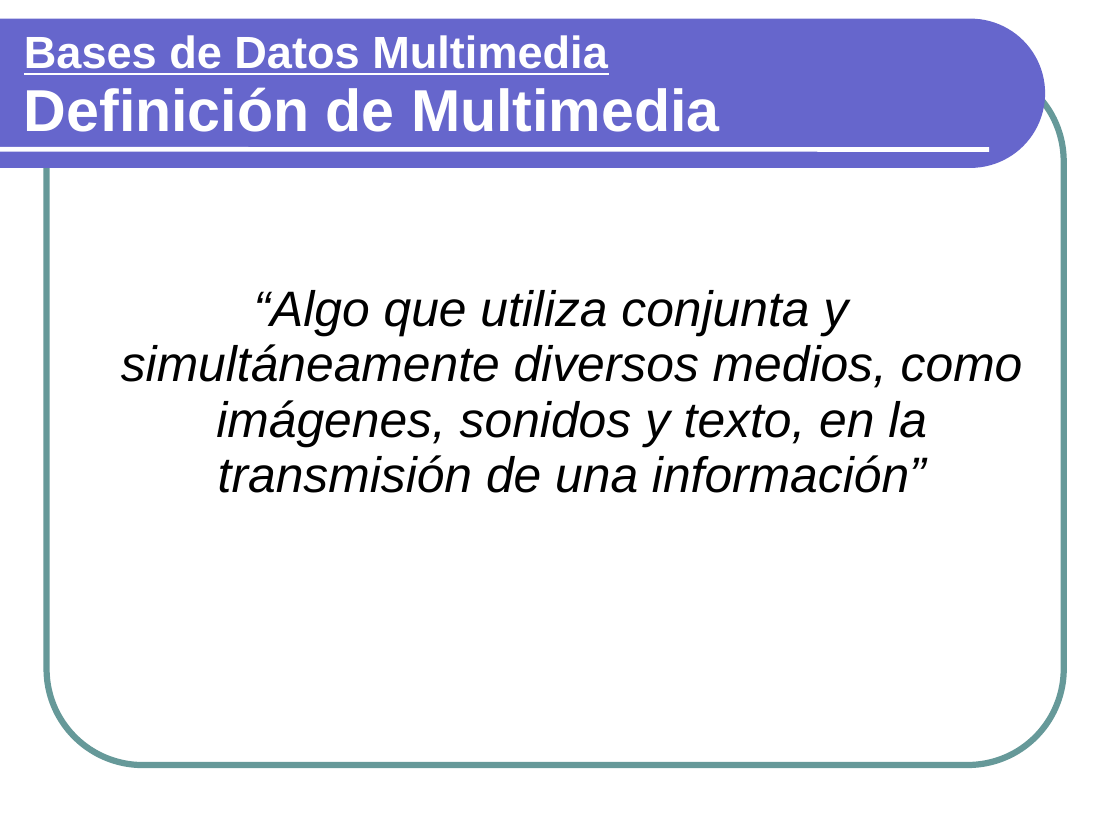
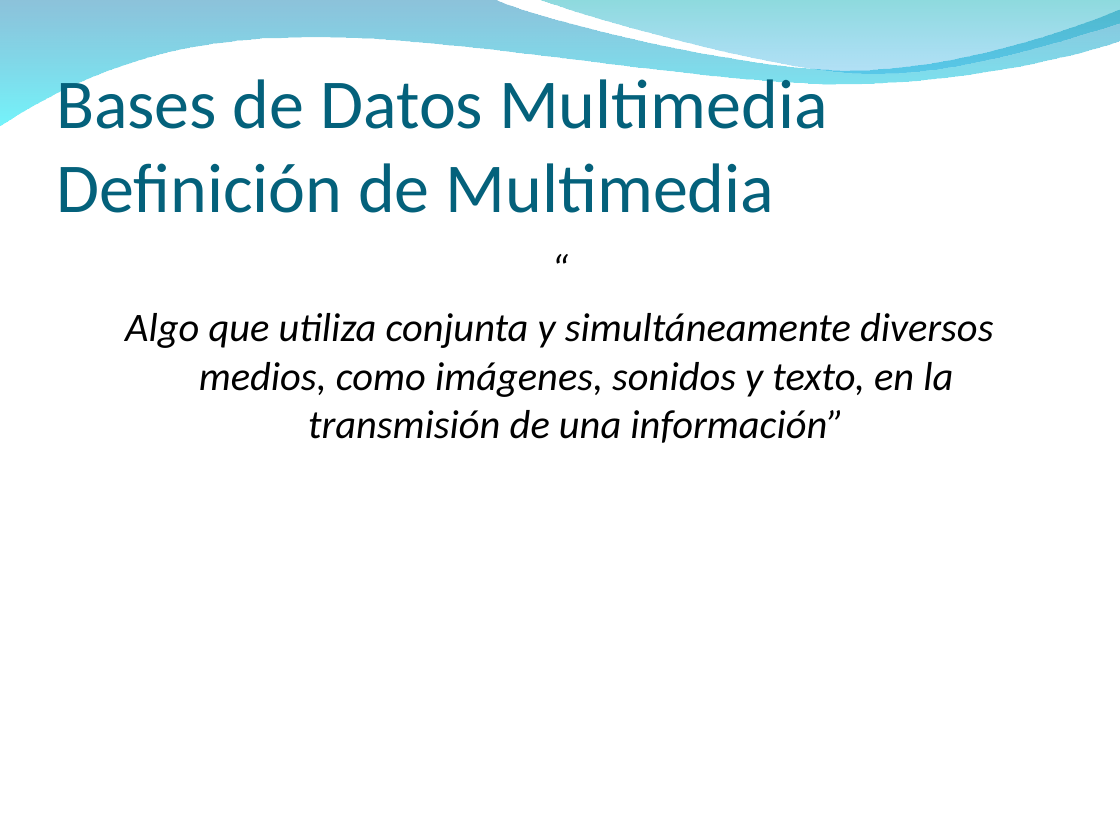
Before and after one commit to txedo/isi-mabd, a slide deck: slide 40 of Funcionalidad3/Funcionalidad3.ppt (slide 38 before the commit). Drawn at 1120x840 pixels with LibreOffice and Linux fonts; fonts in the diff are those of the drawing; background and template pictures are left out. Boxes give left, top, right and bottom in pixels: in the first picture for what was removed or moved away, otherwise in the second. Text is boxed around its words. In the diff, an @@ line names an element or a change of style, - is before the commit and + after.

Commit message:
Version final de la presentacion.

```diff
--- a/Funcionalidad3/Funcionalidad3.ppt
+++ b/Funcionalidad3/Funcionalidad3.ppt
@@ freeform shape resized from (x1=0, y1=19, x2=1045, y2=168) to (x1=0, y1=0, x2=1120, y2=127) @@
@@ freeform shape at (x1=0, y1=0, x2=1120, y2=127): fill #6666CC to gradient #0079AF to #00EBF8 @@
@@ freeform shape added at (x1=536, y1=0, x2=1120, y2=77), fill gradient #00ADB6 to #009BE5 @@
@@ rounded rectangle removed at (x1=47, y1=65, x2=1064, y2=765) @@
@@ title "Bases de Datos Multimedia Definición ..." moved from (x1=24, y1=35, x2=720, y2=132) to (x1=56, y1=70, x2=828, y2=213) @@
@@ title "Bases de Datos Multimedia Definición ..." at (x1=56, y1=70, x2=828, y2=213): size 29 to 45 pt, underline off in "Bases de Datos Multimedia"; size 38 to 45 pt in "Definición de Multimedia"; font Arial to Calibri, text colour #FFFFFF to #04617B, bold off; line spacing 0.93 to 1; vertical alignment middle to bottom @@
@@ line removed from (0, 149) to (989, 149) @@
@@ text at (x1=125, y1=313, x2=993, y2=443): text changed; size 32 to 26 pt; font Arial to Calibri @@
-“Algo que utiliza conjunta y simultáneamente diversos medios, como imágenes, sonidos y texto, en la transmisión de una información”
+“
+Algo que utiliza conjunta y simultáneamente diversos medios, como imágenes, sonidos y texto, en la transmisión de una información”
```
Also in this commit, not shown: 67 other slides changed, 2 slides added, 1 slide removed.
